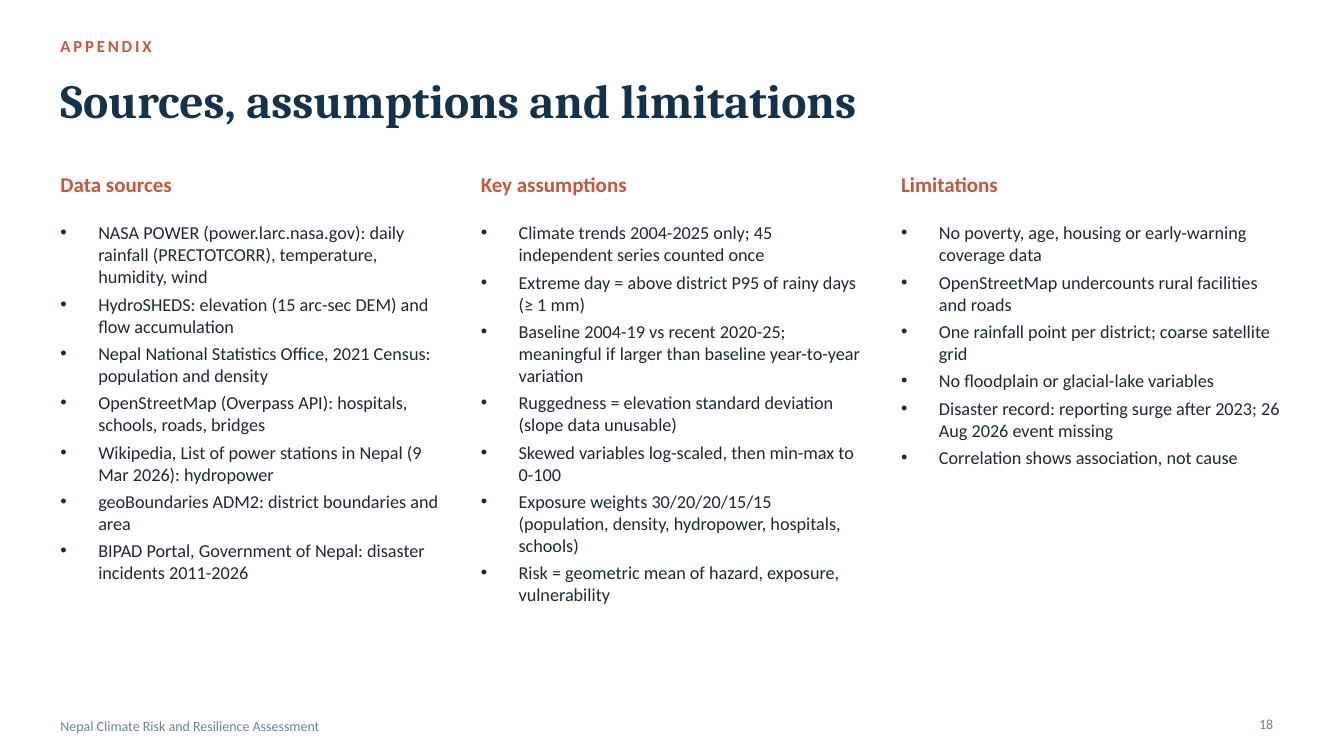
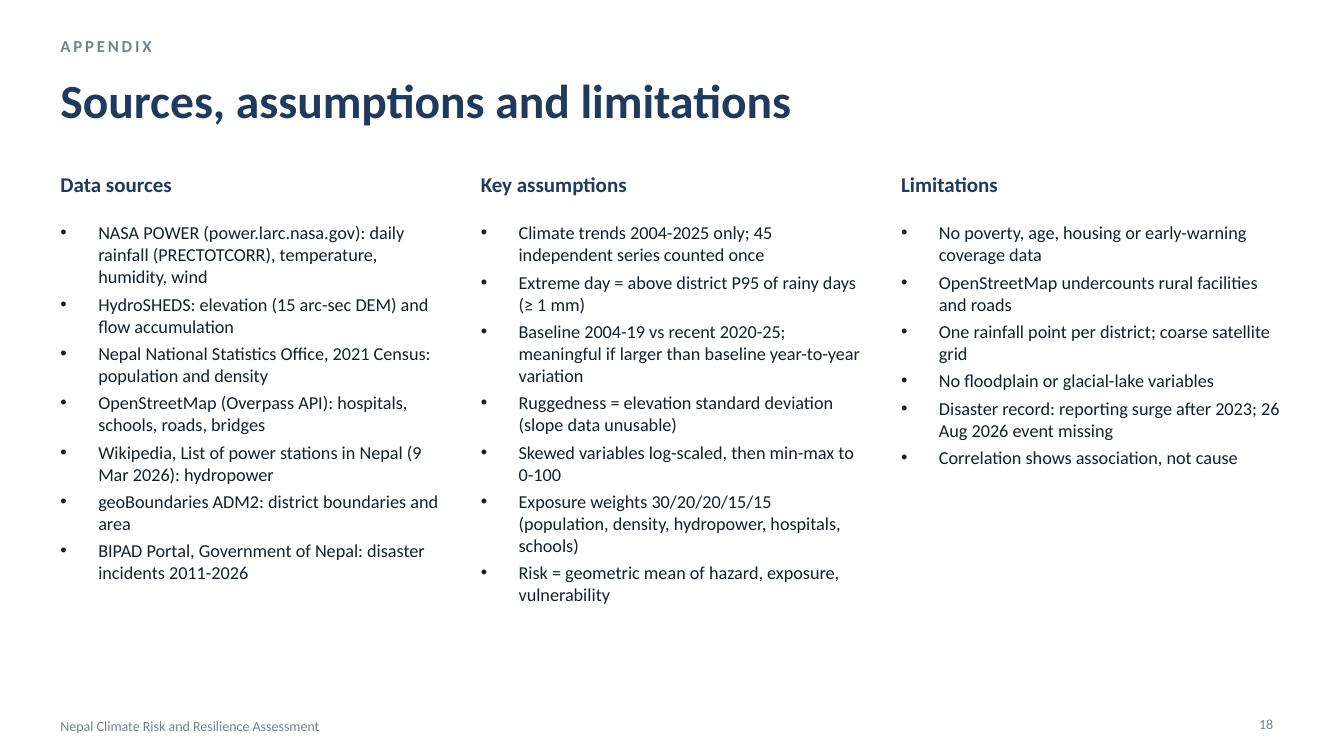
Before and after one commit to CodeWithDonKay/nepal-climate-risk, a slide deck: slide 18 of Nepal_Climate_Risk_Deck.pptx. Drawn at 1344x756 pixels with LibreOffice and Linux fonts; fonts in the diff are those of the drawing. Boxes give left, top, right and bottom in pixels: in the first picture for what was removed or moved away, otherwise in the second. Text is boxed around its words. In the diff, an @@ line names an element or a change of style, - is before the commit and + after.

Commit message:
Restyle slide deck to match the app's design system

```diff
--- a/Nepal_Climate_Risk_Deck.pptx
+++ b/Nepal_Climate_Risk_Deck.pptx
@@ text "APPENDIX" at (60, 41, 151, 52): text colour #C8553D to #76838F @@
@@ title "Sources, assumptions and limitations" at (60, 84, 791, 126): font Cambria to Calibri, text colour #14324A to #1F3A5F @@
@@ text colour #C8553D to #1F3A5F in 3 elements at (60, 178, 172, 192), (481, 177, 627, 196), (901, 177, 998, 192) @@
```
Also in this commit, not shown: 17 other slides changed, 1 other file.
